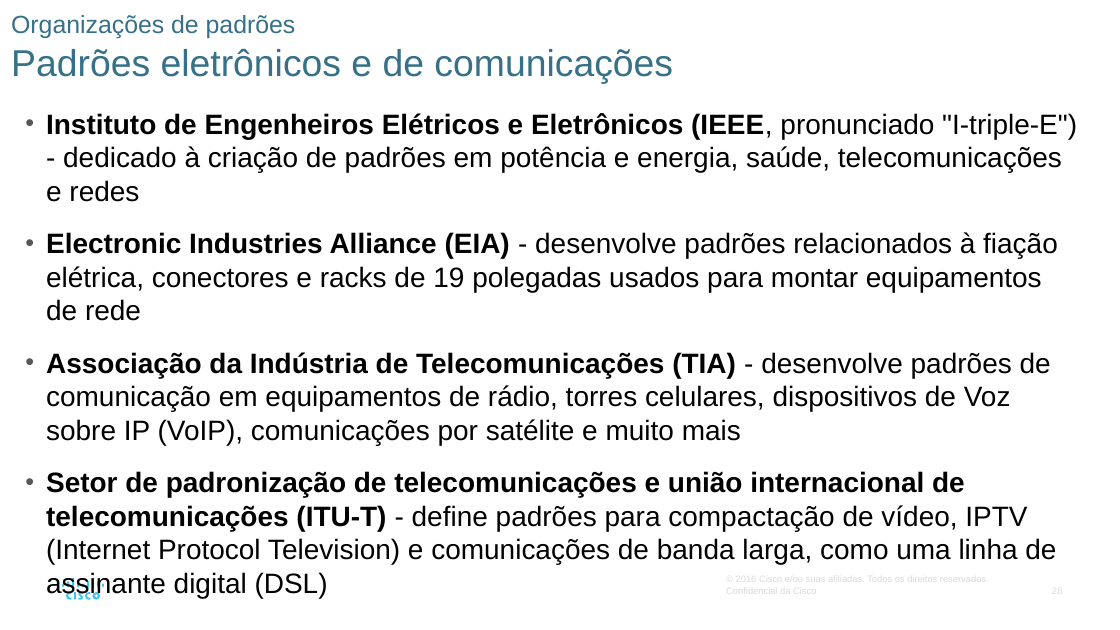
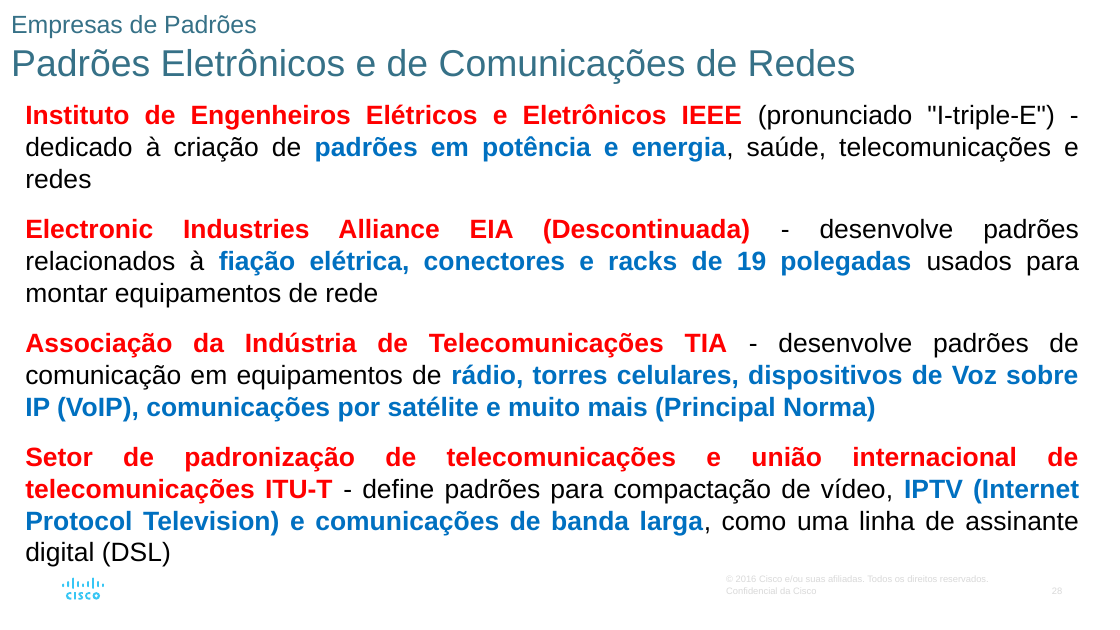
Before and after one commit to vaamonde/netacad, a slide deck: slide 28 of 02-CCNA-200-301-v7/01-CCNA-IntroducaoAsRedes-v7.02/01-Modulo01-PPTS/Modulo03-Protocolos.pptx. Drawn at 1120x630 pixels with LibreOffice and Linux fonts; fonts in the diff are those of the drawing. Boxes give left, top, right and bottom in pixels: in the first picture for what was removed or moved away, otherwise in the second. Text is boxed around its words. In the diff, an @@ line names an element or a change of style, - is before the commit and + after.

```diff
--- a/02-CCNA-200-301-v7/01-CCNA-IntroducaoAsRedes-v7.02/01-Modulo01-PPTS/Modulo03-Protocolos.pptx
+++ b/02-CCNA-200-301-v7/01-CCNA-IntroducaoAsRedes-v7.02/01-Modulo01-PPTS/Modulo03-Protocolos.pptx
@@ title at (11,15,856,83): text changed @@
-Organizações de padrões
-Padrões eletrônicos e de comunicações
+Empresas de Padrões
+Padrões Eletrônicos e de Comunicações de Redes
@@ text at (25,104,1079,567): text changed; size 18 to 17 pt; bold on @@
-• Instituto de Engenheiros Elétricos e Eletrônicos (IEEE, pronunciado "I-triple-E") - dedicado à criação de padrões em potência e energia, saúde, telecomunicações e redes
-• Electronic Industries Alliance (EIA) - desenvolve padrões relacionados à fiação elétrica, conectores e racks de 19 polegadas usados para montar equipamentos de rede
-• Associação da Indústria de Telecomunicações (TIA) - desenvolve padrões de comunicação em equipamentos de rádio, torres celulares, dispositivos de Voz sobre IP (VoIP), comunicações por satélite e muito mais
-• Setor de padronização de telecomunicações e união internacional de telecomunicações (ITU-T) - define padrões para compactação de vídeo, IPTV (Internet Protocol Television) e comunicações de banda larga, como uma linha de assinante digital (DSL)
+Instituto de Engenheiros Elétricos e Eletrônicos IEEE (pronunciado "I-triple-E") - dedicado à criação de padrões em potência e energia, saúde, telecomunicações e redes
+Electronic Industries Alliance EIA (Descontinuada) - desenvolve padrões relacionados à fiação elétrica, conectores e racks de 19 polegadas usados para montar equipamentos de rede
+Associação da Indústria de Telecomunicações TIA - desenvolve padrões de comunicação em equipamentos de rádio, torres celulares, dispositivos de Voz sobre IP (VoIP), comunicações por satélite e muito mais (Principal Norma)
+Setor de padronização de telecomunicações e união internacional de telecomunicações ITU-T - define padrões para compactação de vídeo, IPTV (Internet Protocol Television) e comunicações de banda larga, como uma linha de assinante digital (DSL)
```
Also in this commit, not shown: 41 other slides changed, 2 slides removed, 15 other files.
